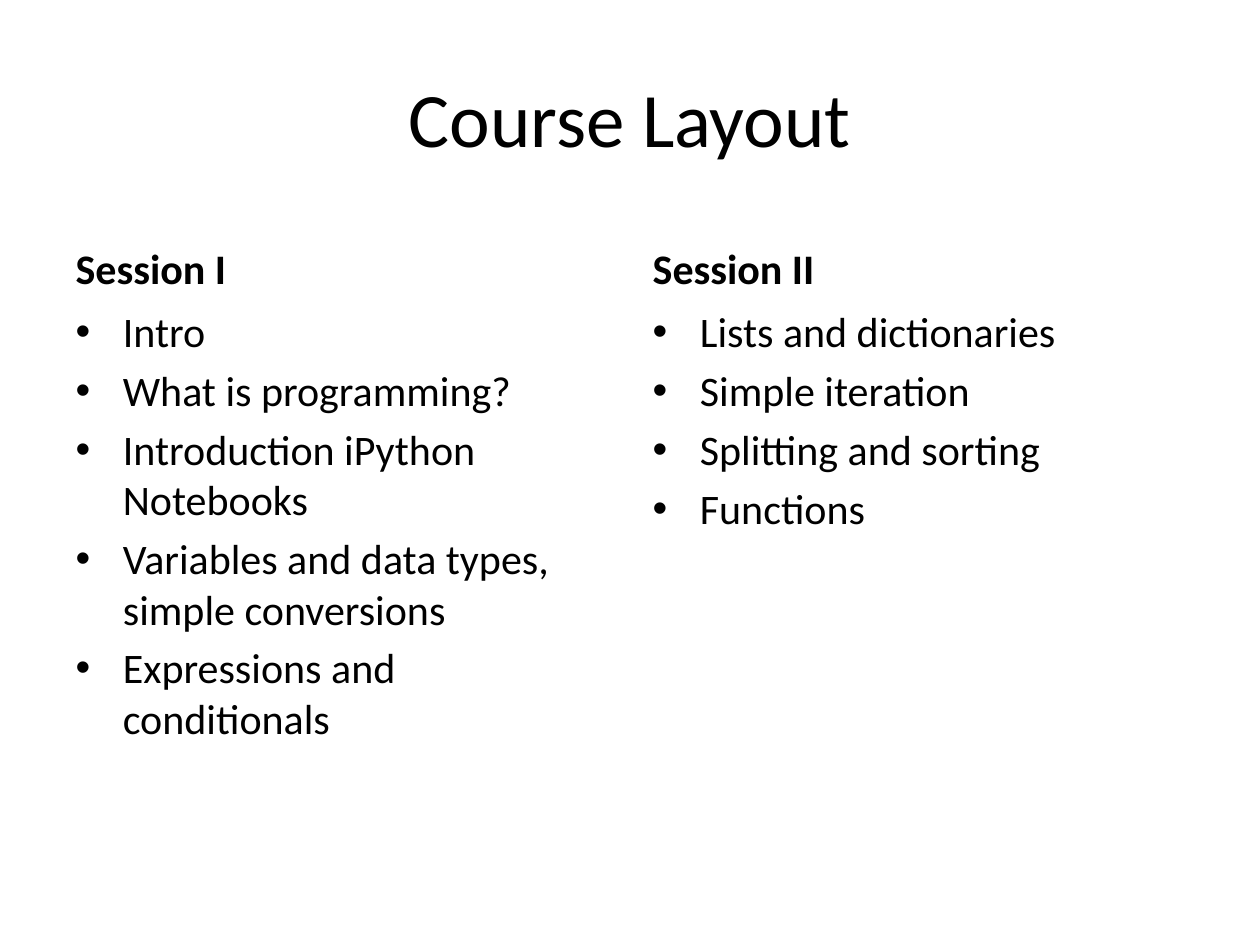
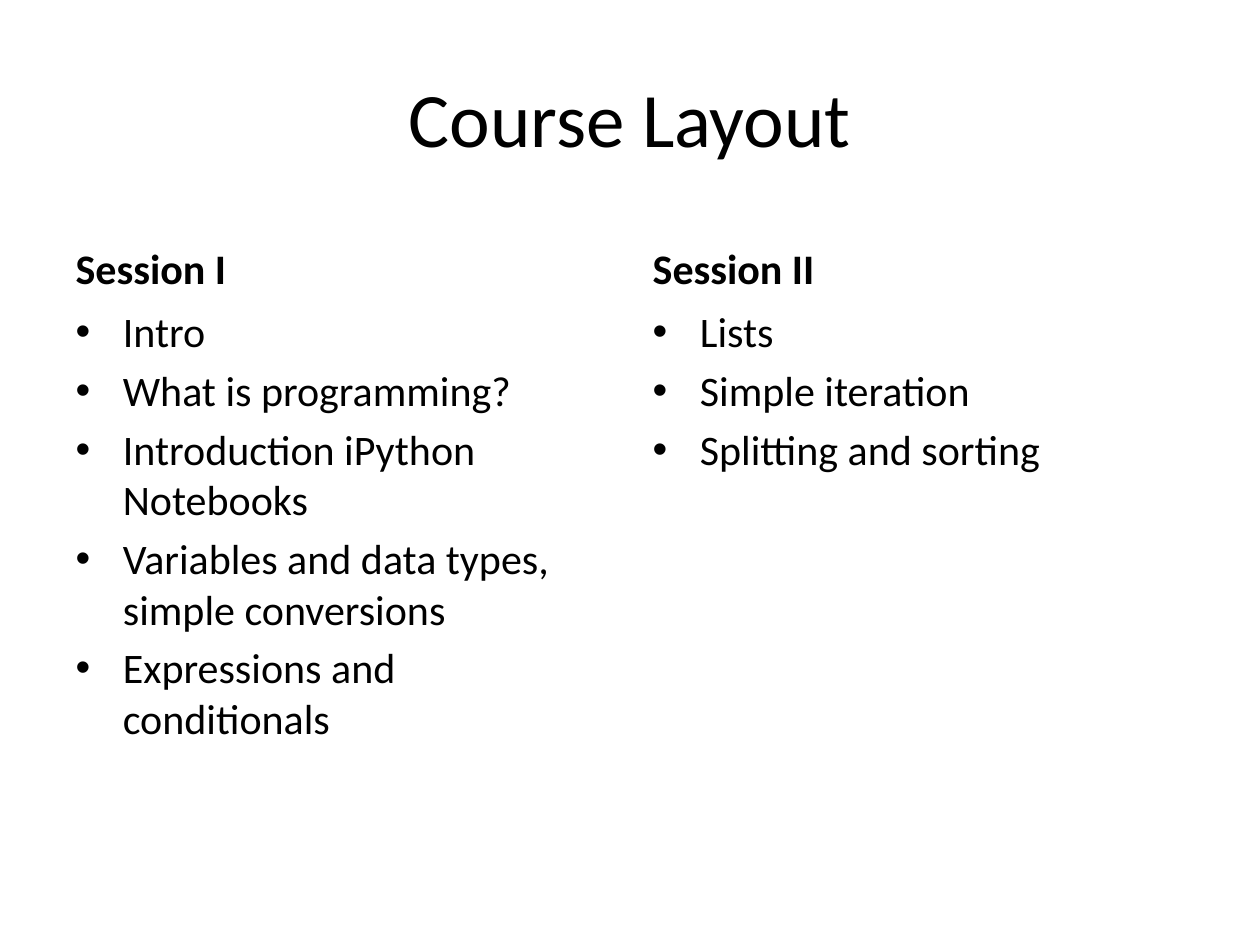
Before and after one commit to GSBS-Bootstrappers/bootstrappers-courses, a slide deck: slide 8 of python1/Python_I/Python I.pptx (slide 7 before the commit). Drawn at 1260x945 pixels with LibreOffice and Linux fonts; fonts in the diff are those of the drawing. Boxes give left, top, right and bottom in pixels: in the first picture for what was removed or moved away, otherwise in the second. Text is boxed around its words. In the diff, an @@ line names an element or a change of style, - is before the commit and + after.

```diff
--- a/python1/Python_I/Python I.pptx
+++ b/python1/Python_I/Python I.pptx
@@ text at bbox=[700, 318, 774, 348]: text changed @@
-• Lists and dictionaries
+• Lists
@@ text at bbox=[700, 495, 865, 525]: paragraph removed @@
-• Functions
```
Also in this commit, not shown: 1 other slide changed, 17 slides added, 2 other files.
